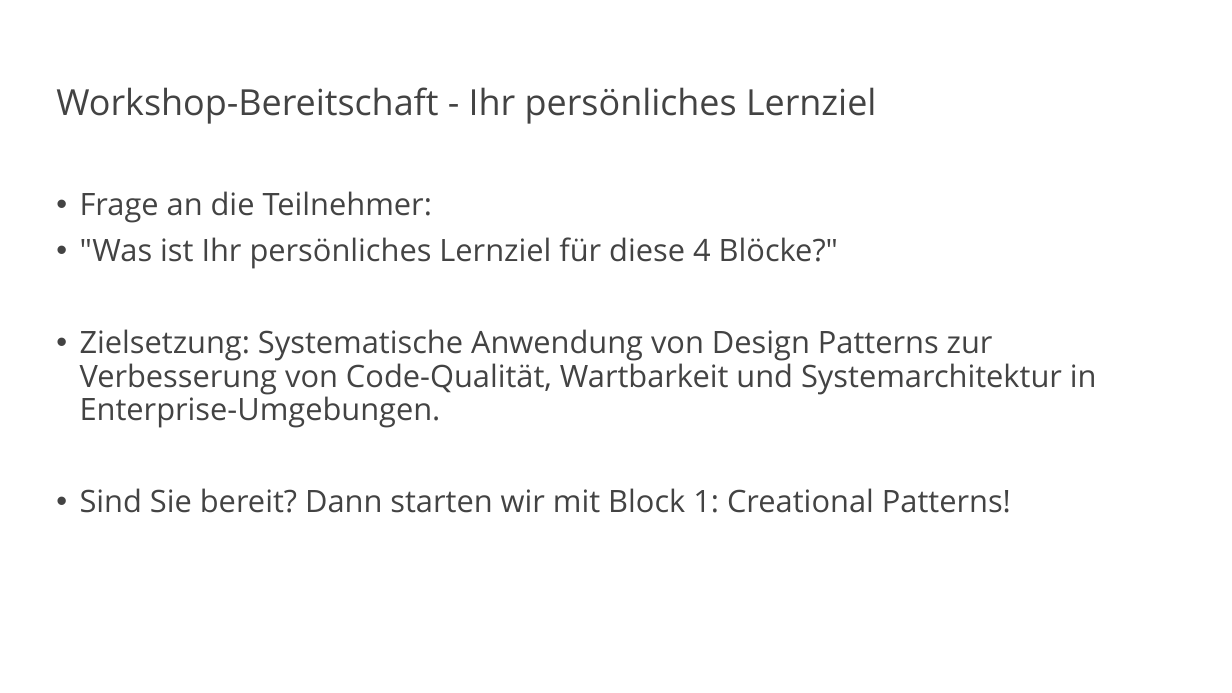
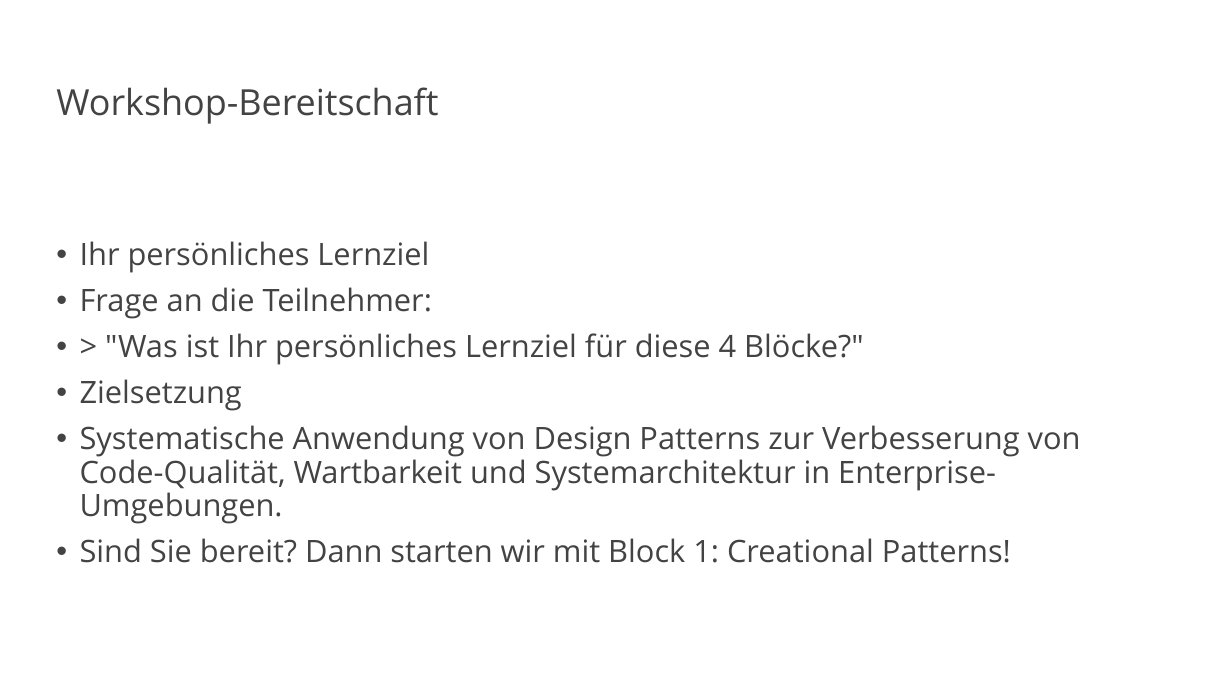
Before and after one commit to vanillacore-net/september-2025-telekom-training, a slide deck: slide 29 of presentations/powerpoint/intro-presentation.pptx (slide 35 before the commit). Drawn at 1232x693 pixels with LibreOffice and Linux fonts; fonts in the diff are those of the drawing; background and template pictures are left out. Boxes give left, top, right and bottom in pixels: in the first picture for what was removed or moved away, otherwise in the second. Text is boxed around its words. In the diff, an @@ line names an element or a change of style, - is before the commit and + after.

Commit message:
URGENT: Fix PowerPoint formatting and remove markdown syntax
- Fixed critical markdown syntax appearing in presentation text
- Applied proper PowerPoint bold formatting instead of markdown markers
- Structured slides correctly with bold section headers and bullet points
- Generated professional presentation with clean formatting
- Processed 29 slides from intro-content-extracted.md
- Created presentations/powerpoint/intro-presentation.pptx (135KB)
- Removed ALL markdown formatting (**, ##, ###) from displayed text

```diff
--- a/presentations/powerpoint/intro-presentation.pptx
+++ b/presentations/powerpoint/intro-presentation.pptx
@@ title at [56,87,438,124]: text changed @@
-Workshop-Bereitschaft - Ihr persönliches Lernziel
+Workshop-Bereitschaft
@@ text at [80,241,429,273]: paragraph added @@
+• Ihr persönliches Lernziel
@@ text at [80,333,1081,524]: text changed @@
-• "Was ist Ihr persönliches Lernziel für diese 4 Blöcke?"
-• Zielsetzung: Systematische Anwendung von Design Patterns zur Verbesserung von Code-Qualität, Wartbarkeit und Systemarchitektur in Enterprise-Umgebungen.
+• > "Was ist Ihr persönliches Lernziel für diese 4 Blöcke?"
+• Zielsetzung
+• Systematische Anwendung von Design Patterns zur Verbesserung von Code-Qualität, Wartbarkeit und Systemarchitektur in Enterprise-Umgebungen.
```
Also in this commit, not shown: 28 other slides changed, 6 slides removed, 1 other file.
